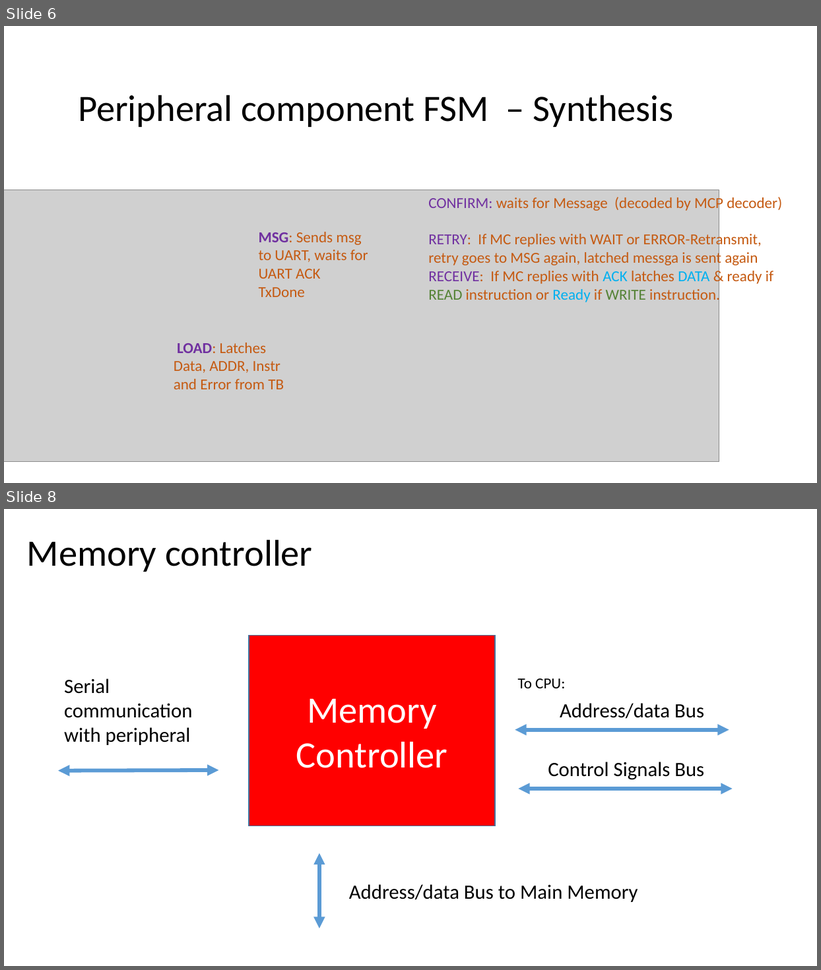
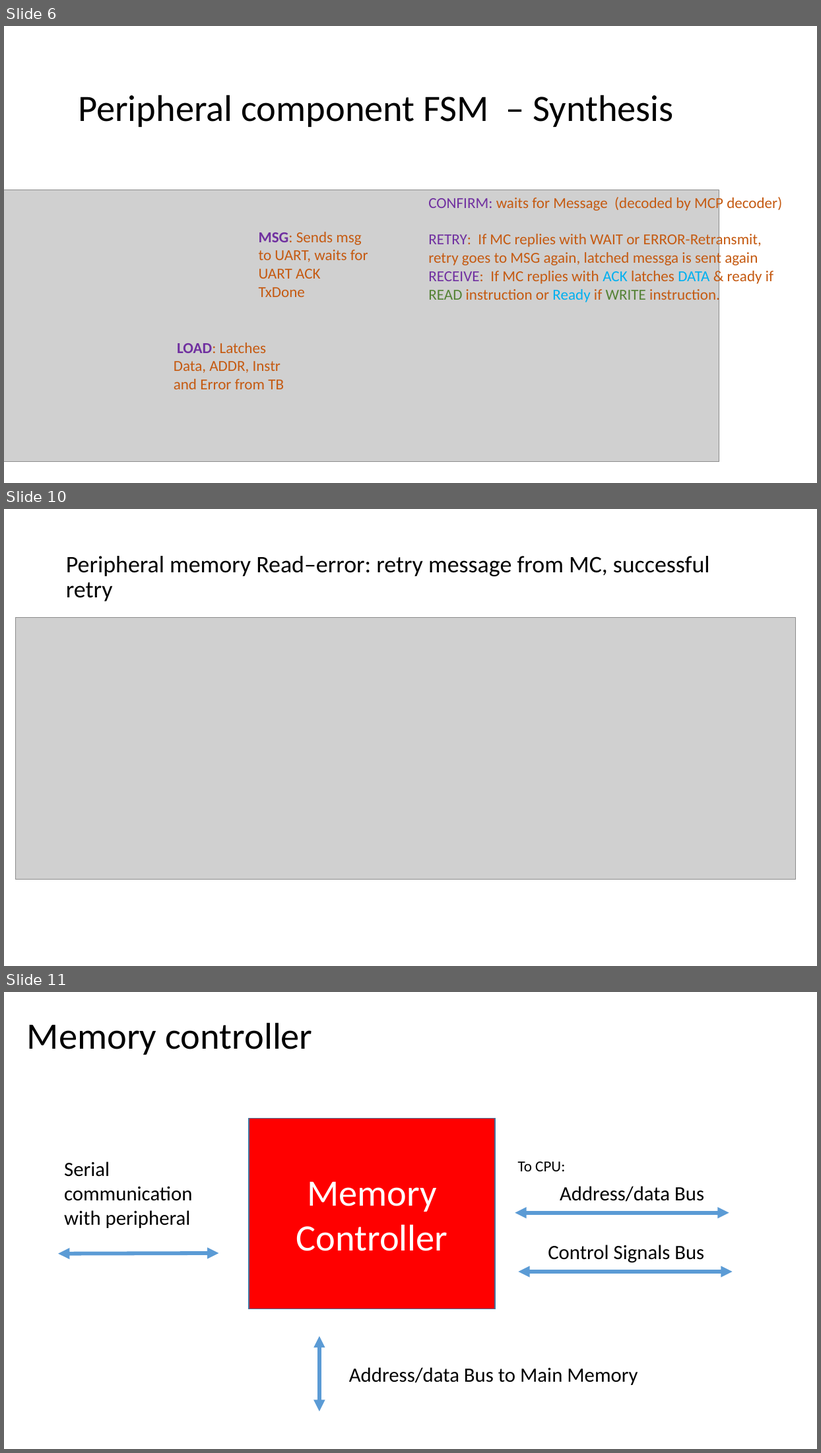
Before and after one commit to md710644/finalarquicompu, a slide deck: Diseno_final_arq.pptx. Shown one above the other, each under a label of ours: slides 6 and 8 before the commit, slides 6, 10 and 11 after it; the slides between them are not shown. The pictures are 821x970 and 821x1453 pixels, drawn with LibreOffice and Linux fonts; fonts in the diff are those of the drawing; grey boxes stand for pictures. Boxes give left, top, right and bottom in pixels: in the first picture for what was removed or moved away, otherwise in the second. Text is boxed around its words. In the diff, an @@ line names an element or a change of style, - is before the commit and + after.

```diff
--- a/Diseno_final_arq.pptx
+++ b/Diseno_final_arq.pptx
@@ slide 10 added at box(4, 509, 817, 966), background #FFFFFF @@
@@ title added at box(66, 556, 710, 601), 28 pt, text #000000 @@
+Peripheral memory Read–error: retry message from MC, successful retry
@@ picture added at box(15, 618, 796, 880) @@
@@ what was slide 8 is now slide 11 @@
```
Also in this commit, not shown: 1 slide changed, 2 other slides added.
